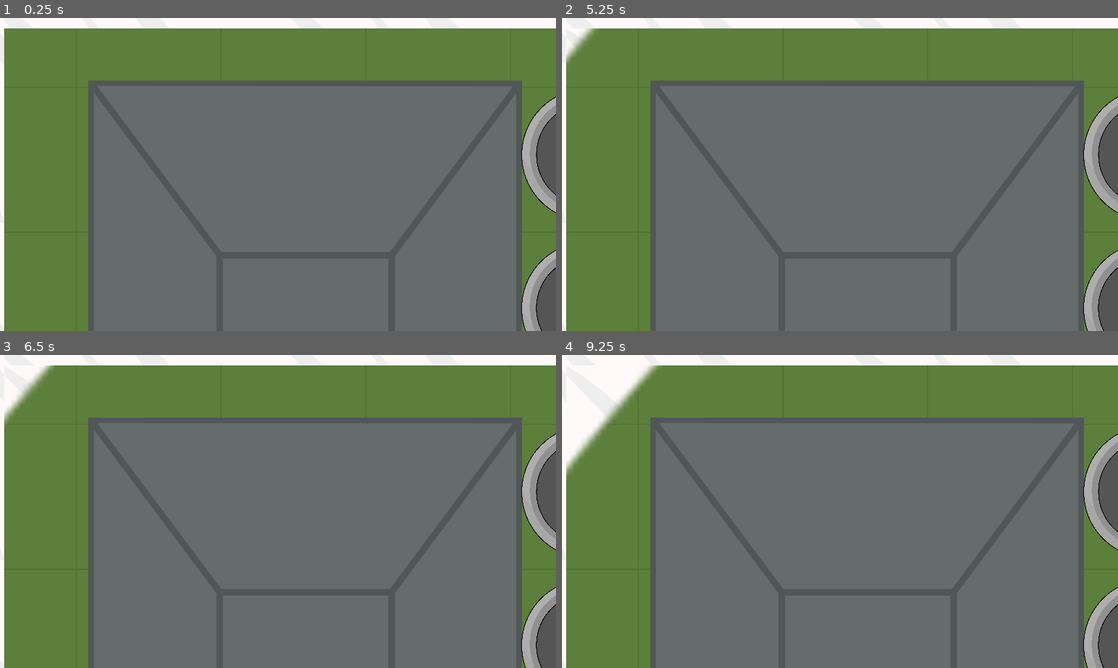
Above: before the commit, frames 1-4 (two rows, left to right).
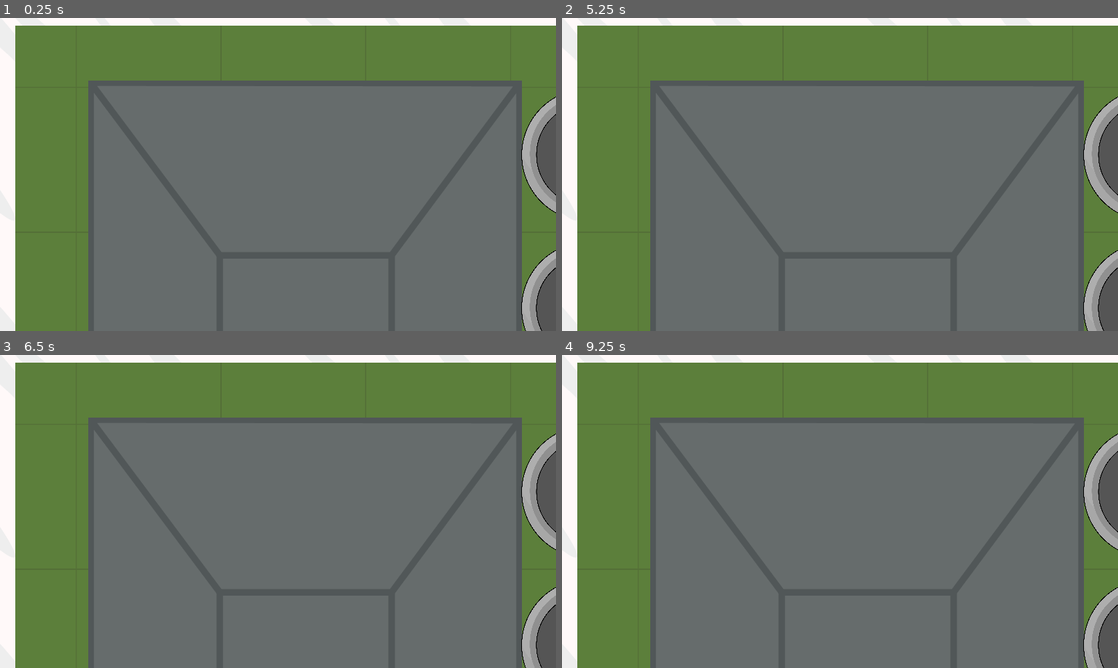
Above: after the commit, the same moments.

Repository: michalbie/Spinningeddon
Game: Godot game, scene res://Scenes/World/World.tscn
The game is run twice, just before and just after one commit, with the same random seed, the same clock (stepped at 60 frames per second) and the same inputs. This scene is started directly instead of the project's main scene.
Inputs (mouse positions are in pixels of both pictures, inside the frame that each line leads up to):
- Up to frame 1 (0.25 s): no input
- Up to frame 2 (5.25 s): tap Enter at 0.5, 2, 3.5 s; move the mouse to (962, 158) at 0.52 s; press the mouse at (962, 158) at 0.53 s; tap Space at 1.25, 2.75 s; move the mouse to (728, 190) at 1.27 s; release the mouse at (728, 190) at 1.28 s; right-click (728, 190) at 1.35 s; move the mouse to (895, 105) at 2.02 s; press the mouse at (895, 105) at 2.03 s; move the mouse to (812, 237) at 2.77 s; release the mouse at (812, 237) at 2.78 s; right-click (812, 237) at 2.85 s; move the mouse to (1006, 221) at 3.52 s; press the mouse at (1006, 221) at 3.53 s; move the mouse to (673, 127) at 4.27 s; release the mouse at (673, 127) at 4.28 s; right-click (673, 127) at 4.35 s; move the mouse to (867, 174) at 5.02 s; press the mouse at (867, 174) at 5.03 s
- Up to frame 3 (6.5 s): move the mouse to (194, 433) at 5.77 s; release the mouse at (194, 433) at 5.78 s; right-click (194, 433) at 5.85 s
- Up to frame 4 (9.25 s): move the mouse to (962, 495) at 6.52 s; press the mouse at (962, 495) at 6.53 s; move the mouse to (728, 527) at 7.27 s; release the mouse at (728, 527) at 7.28 s; right-click (728, 527) at 7.35 s; move the mouse to (895, 442) at 8.02 s; press the mouse at (895, 442) at 8.03 s; move the mouse to (812, 574) at 8.77 s; release the mouse at (812, 574) at 8.78 s; right-click (812, 574) at 8.85 s

The runs differ from the first frame. In frame 1, 2.8% of the frame differs, in the area x 0-100%, y 2-100%; in frame 2, 2.8%; in frame 3, 3.0%; in frame 4, 4.5%.

Commit message:
Added randomized map center

Diff:
--- a/Maps/BattleRoyaleMap/BattleRoyaleMap.tscn
+++ b/Maps/BattleRoyaleMap/BattleRoyaleMap.tscn
@@ -3087,4 +3087,3 @@
 scale = Vector2( 1.682, 1.859 )
 
 [node name="Zone" parent="." instance=ExtResource( 3 )]
-position = Vector2( 6742.61, 5793.46 )
--- a/Maps/BattleRoyaleMap/Zone.gd
+++ b/Maps/BattleRoyaleMap/Zone.gd
@@ -5,14 +5,18 @@
 export var damage_interval = 2
 
 func _ready():
+	if get_tree().is_network_server():
+		var center_position = get_random_zone_center()
+		rpc("set_zone_center", center_position)
+
 	var fog_tween = get_node("FogTween")
 	fog_tween.interpolate_property($SafeZone, "texture_scale",
-	20, 2, time_to_shrink, Tween.TRANS_LINEAR, Tween.EASE_IN_OUT)
+	28, 2, time_to_shrink, Tween.TRANS_LINEAR, Tween.EASE_IN_OUT)
 	fog_tween.start()
 
 	var safe_area_tween = get_node("SafeAreaTween")
 	safe_area_tween.interpolate_property($AreaZone/SafeArea.shape, "radius",
-	9200, 920, time_to_shrink, Tween.TRANS_LINEAR, Tween.EASE_IN_OUT)
+	12800, 920, time_to_shrink, Tween.TRANS_LINEAR, Tween.EASE_IN_OUT)
 	safe_area_tween.start()
 
 func _on_Game_Started():
@@ -44,3 +48,13 @@
 func delete_timer(name):
 	get_node(name).stop()
 	get_node(name).queue_free()
+
+func get_random_zone_center():
+	randomize()
+	var potential_center_positions = [Vector2(0, 0), Vector2(900, 2000), Vector2(-2200, 1600), Vector2(1400, -3000), Vector2(25, -1100)]
+	var center_position = potential_center_positions[randi() % potential_center_positions.size()]
+	return center_position
+
+remotesync func set_zone_center(center_position):
+	$SafeZone.position = center_position
+	$AreaZone.position = center_position
--- a/Maps/BattleRoyaleMap/Zone.tscn
+++ b/Maps/BattleRoyaleMap/Zone.tscn
@@ -5,7 +5,7 @@
 [ext_resource path="res://Maps/assets/fog.png" type="Texture" id=3]
 
 [sub_resource type="CircleShape2D" id=1]
-radius = 9200.0
+radius = 12800.0
 
 [sub_resource type="RectangleShape2D" id=2]
 extents = Vector2( 6946.99, 5818.64 )
@@ -14,12 +14,14 @@
 position = Vector2( 6781.79, 5783.67 )
 z_index = 5
 script = ExtResource( 1 )
-time_to_shrink = 200
+__meta__ = {
+"_edit_lock_": true
+}
 
 [node name="SafeZone" type="Light2D" parent="."]
 light_mask = 2
 texture = ExtResource( 2 )
-texture_scale = 20.0
+texture_scale = 28.0
 mode = 3
 range_item_cull_mask = 2
 
@@ -29,15 +31,16 @@
 anchor_top = 0.5
 anchor_right = 0.5
 anchor_bottom = 0.5
-margin_left = -6808.0
-margin_top = -5811.0
-margin_right = 6436.0
-margin_bottom = 5523.0
+margin_left = -7280.0
+margin_top = -6427.0
+margin_right = 7162.0
+margin_bottom = 6031.0
 mouse_filter = 2
 texture = ExtResource( 3 )
 expand = true
 stretch_mode = 2
 __meta__ = {
+"_edit_lock_": true,
 "_edit_use_anchors_": false
 }
 
@@ -51,6 +54,7 @@
 expand = true
 stretch_mode = 2
 __meta__ = {
+"_edit_lock_": true,
 "_edit_use_anchors_": false
 }
 
@@ -64,6 +68,7 @@
 expand = true
 stretch_mode = 2
 __meta__ = {
+"_edit_lock_": true,
 "_edit_use_anchors_": false
 }
 
@@ -77,6 +82,7 @@
 expand = true
 stretch_mode = 2
 __meta__ = {
+"_edit_lock_": true,
 "_edit_use_anchors_": false
 }
 
@@ -90,6 +96,7 @@
 expand = true
 stretch_mode = 2
 __meta__ = {
+"_edit_lock_": true,
 "_edit_use_anchors_": false
 }
 
@@ -98,12 +105,21 @@
 
 [node name="SafeArea" type="CollisionShape2D" parent="AreaZone"]
 shape = SubResource( 1 )
+__meta__ = {
+"_edit_lock_": true
+}
 
 [node name="AreaZone2" type="Area2D" parent="."]
 input_pickable = false
+__meta__ = {
+"_edit_lock_": true
+}
 
 [node name="StartingMapArea" type="CollisionShape2D" parent="AreaZone2"]
 shape = SubResource( 2 )
+__meta__ = {
+"_edit_lock_": true
+}
 
 [node name="FogTween" type="Tween" parent="."]
 
